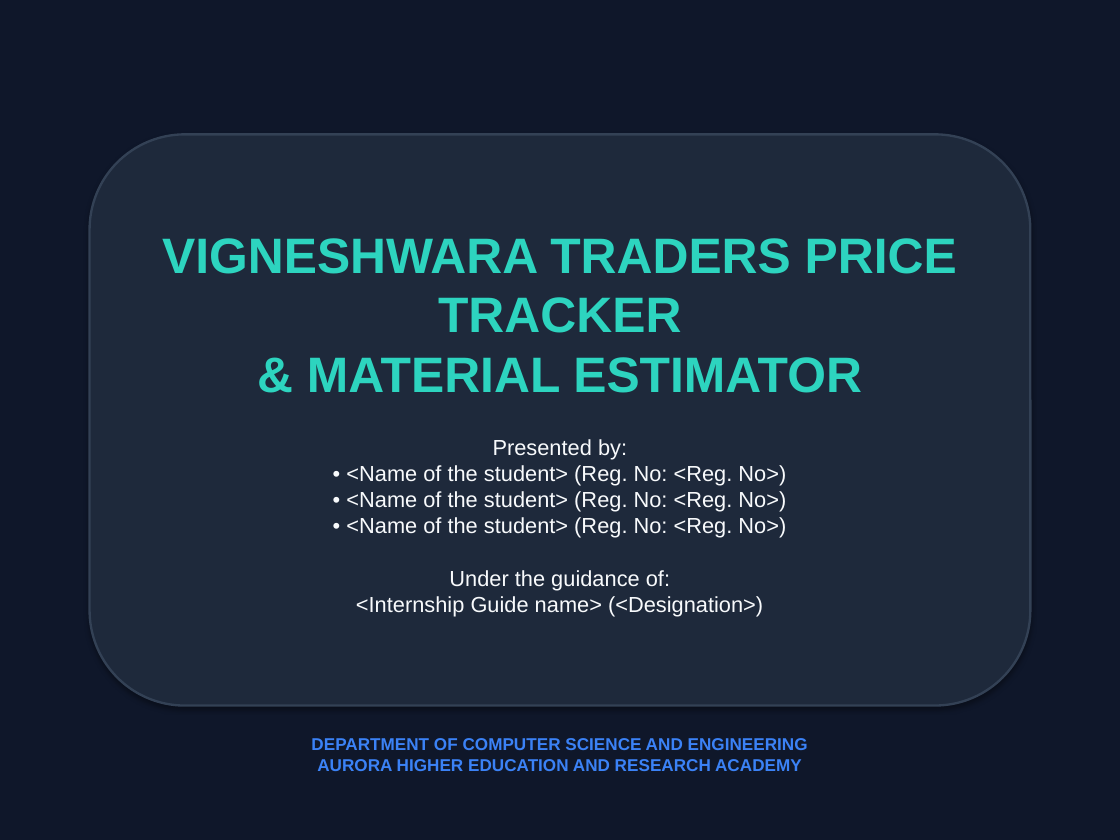
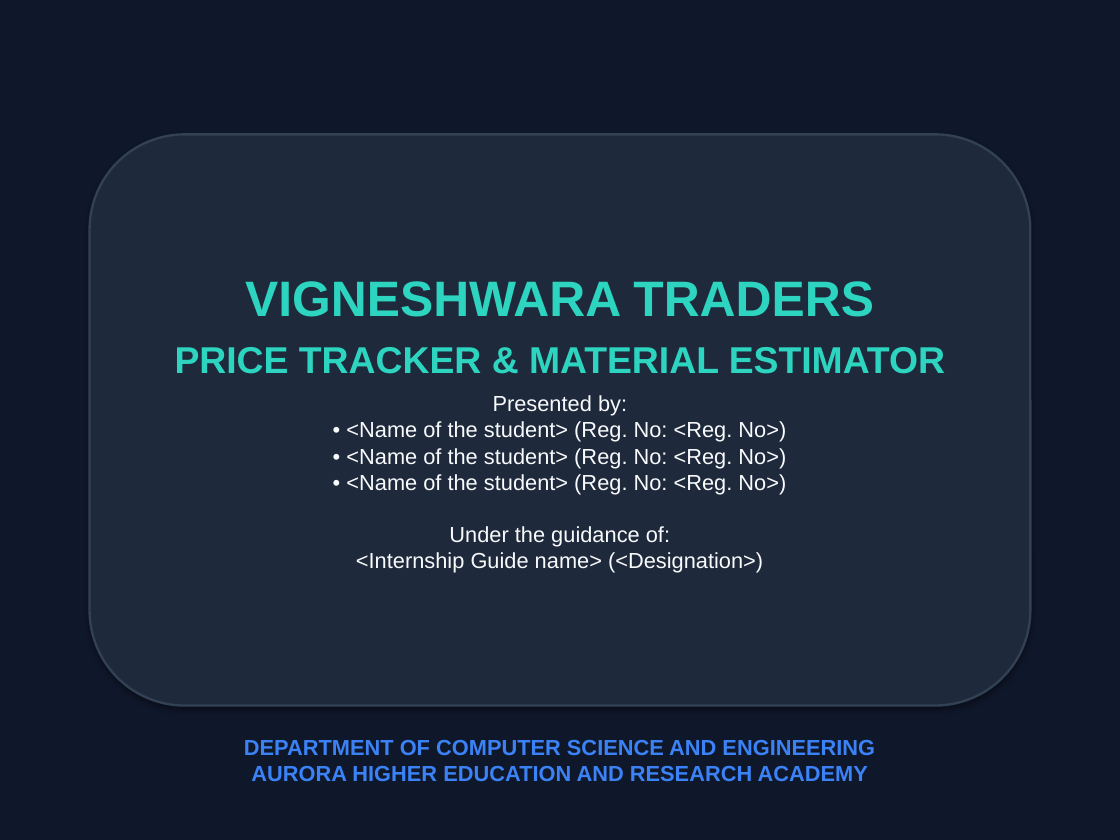
Before and after one commit to naveen7607/vigneshwara-traders, a slide deck: slide 1 of Final Presentation_v2.pptx. Drawn at 1120x840 pixels with LibreOffice and Linux fonts; fonts in the diff are those of the drawing. Boxes give left, top, right and bottom in pixels: in the first picture for what was removed or moved away, otherwise in the second. Text is boxed around its words. In the diff, an @@ line names an element or a change of style, - is before the commit and + after.

```diff
--- a/Final Presentation_v2.pptx
+++ b/Final Presentation_v2.pptx
@@ text in rounded rectangle at bbox=[175, 281, 945, 374]: text changed; size 32 to 24 pt @@
-VIGNESHWARA TRADERS PRICE TRACKER
-& MATERIAL ESTIMATOR
+VIGNESHWARA TRADERS
+PRICE TRACKER & MATERIAL ESTIMATOR
@@ text "DEPARTMENT OF COMPUTER SCIENCE AND ...": place and size @@
-text "DEPARTMENT OF COMPUTER SCIENCE AND ..." at bbox=[311, 738, 808, 771]
+text "DEPARTMENT OF COMPUTER SCIENCE AND ..." at bbox=[244, 740, 875, 782]
@@ text "DEPARTMENT OF COMPUTER SCIENCE AND ..." at bbox=[244, 740, 875, 782]: size 11 to 14 pt @@
```
Also in this commit, not shown: 9 other slides changed, 2 other files.
